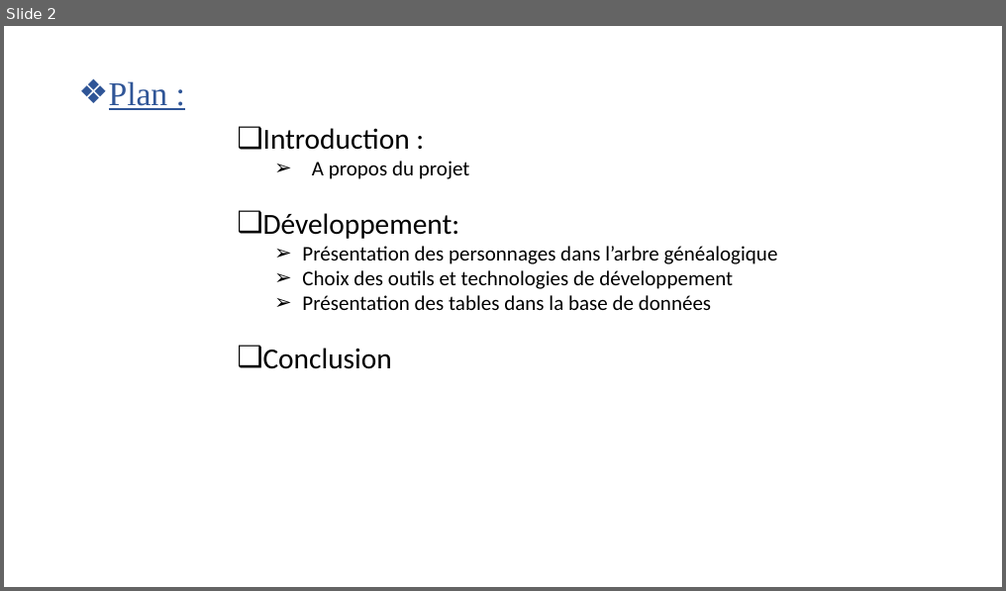
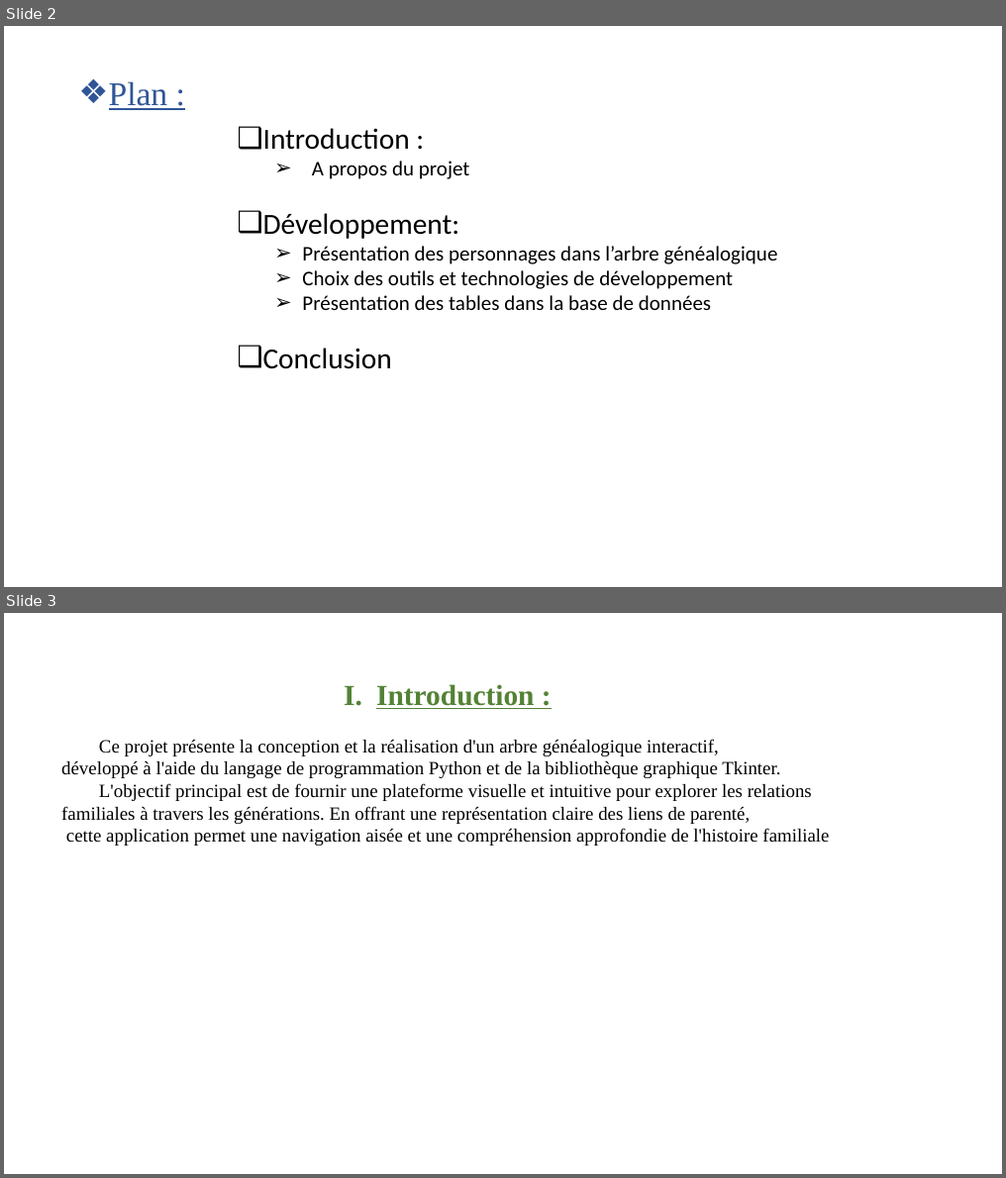
Before and after one commit to Zidaneravilimita/Arbre-genealogique, a slide deck: Présentation PP.pptx. Shown one above the other, each under a label of ours: slide 2 before the commit, slides 2 and 3 after it. The pictures are 1006x591 and 1006x1178 pixels, drawn with LibreOffice and Linux fonts; fonts in the diff are those of the drawing. Boxes give left, top, right and bottom in pixels: in the first picture for what was removed or moved away, otherwise in the second. Text is boxed around its words. In the diff, an @@ line names an element or a change of style, - is before the commit and + after.

```diff
--- a/Présentation PP.pptx
+++ b/Présentation PP.pptx
@@ slide 3 added at bbox=[4, 613, 1002, 1174], background #FFFFFF @@
@@ text added at bbox=[376, 684, 534, 709], 28 pt, text #548235, bold, underline @@
+I. Introduction :
@@ text added at bbox=[61, 739, 829, 846], 18 pt, text #000000 @@
+Ce projet présente la conception et la réalisation d'un arbre généalogique interactif,
+développé à l'aide du langage de programmation Python et de la bibliothèque graphique Tkinter.
+L'objectif principal est de fournir une plateforme visuelle et intuitive pour explorer les relations familiales à travers les générations. En offrant une représentation claire des liens de parenté,
+cette application permet une navigation aisée et une compréhension approfondie de l'histoire familiale
```
Also in this commit, not shown: 6 other slides added, 3 slides removed, 3 other files.
